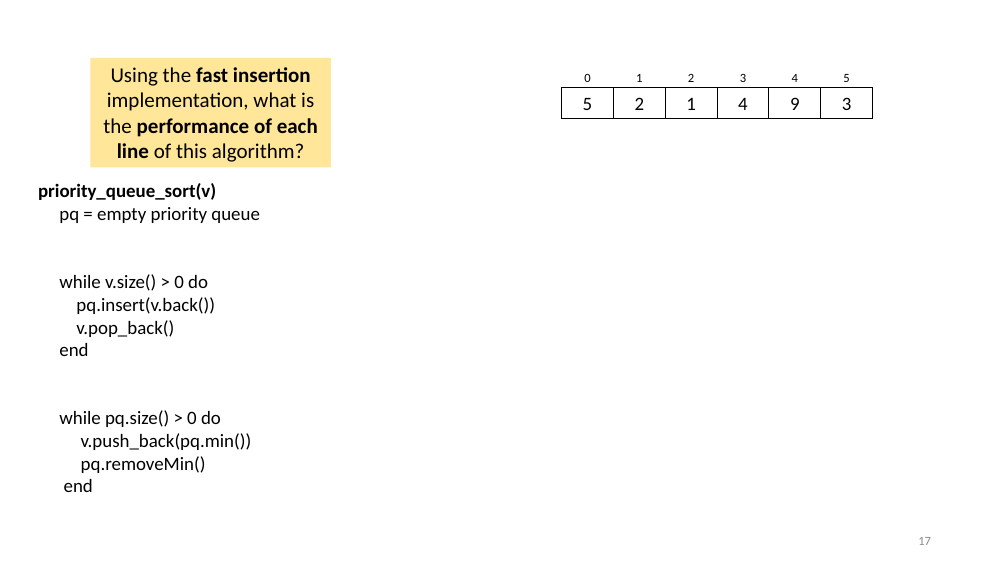
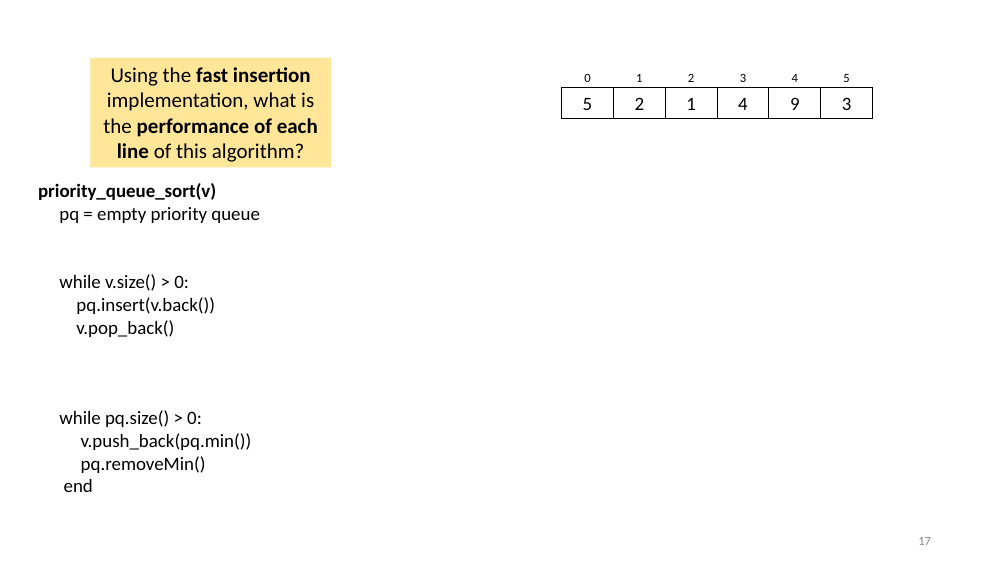
Before and after one commit to tjd1234/cmpt225fall2023, a slide deck: slide 17 of lecture_notes/week7/week7_priority_queues.pptx. Drawn at 1008x567 pixels with LibreOffice and Linux fonts; fonts in the diff are those of the drawing. Boxes give left, top, right and bottom in pixels: in the first picture for what was removed or moved away, otherwise in the second. Text is boxed around its words. In the diff, an @@ line names an element or a change of style, - is before the commit and + after.

```diff
--- a/lecture_notes/week7/week7_priority_queues.pptx
+++ b/lecture_notes/week7/week7_priority_queues.pptx
@@ text at [38,183,260,492]: text changed @@
-priority_queue_sort(v)
-pq = empty priority queue
-while v.size() > 0 do
-pq.insert(v.back())
-v.pop_back()
-end
-while pq.size() > 0 do
-v.push_back(pq.min())
-pq.removeMin()
-end
+priority_queue_sort(v)
+pq = empty priority queue
+while v.size() > 0:
+pq.insert(v.back())
+v.pop_back()
+while pq.size() > 0:
+v.push_back(pq.min())
+pq.removeMin()
+end
```
Also in this commit, not shown: 23 other slides changed.
